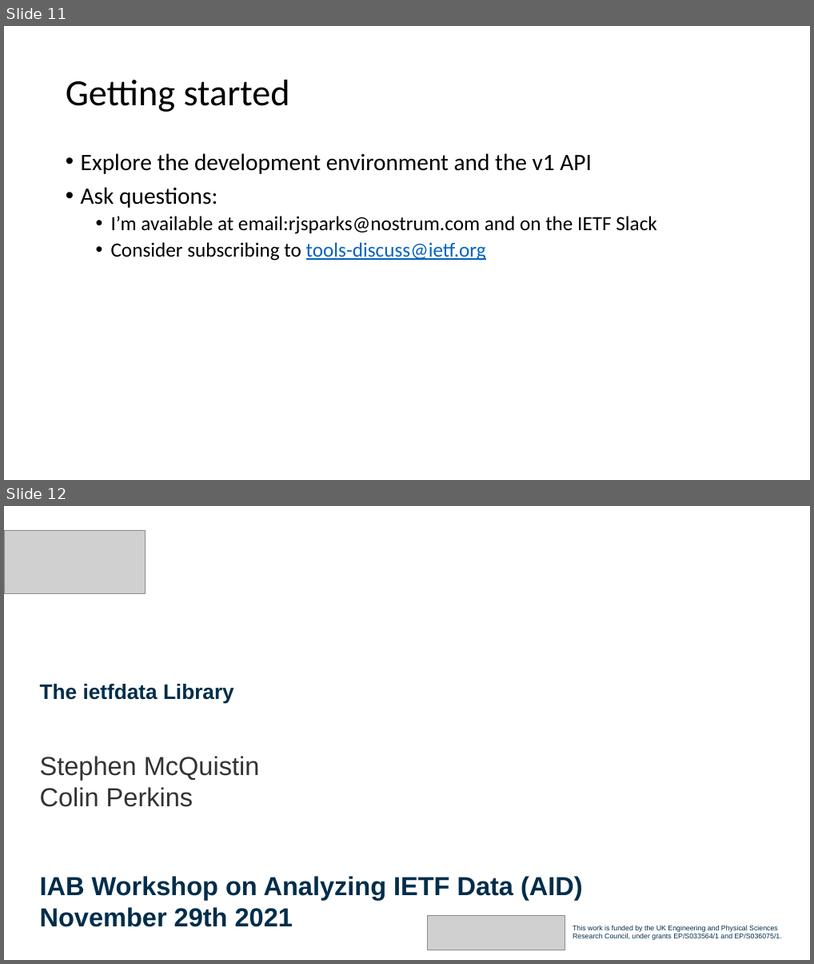
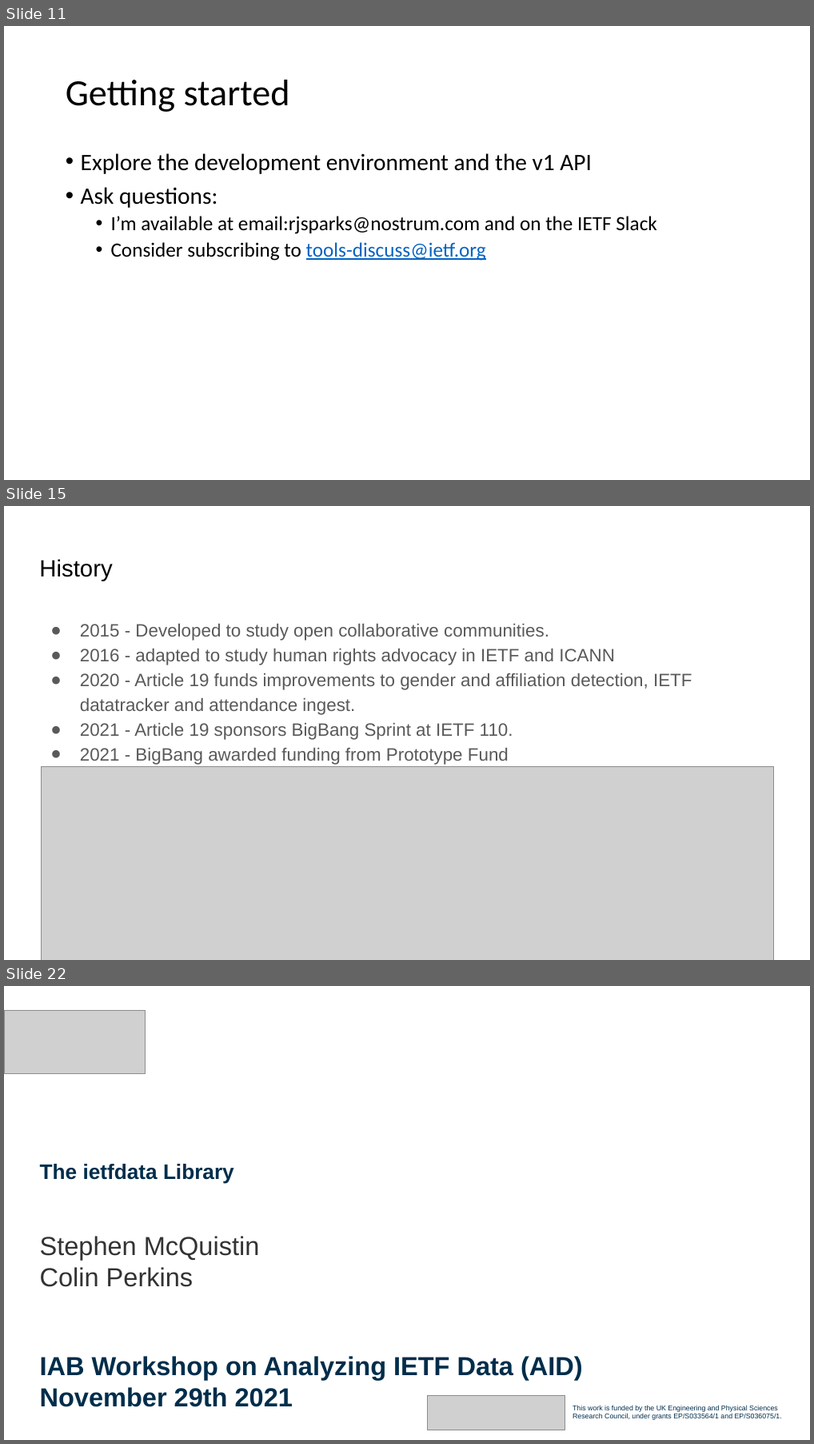
Before and after one commit to intarchboard/workshop-aid, a slide deck: slides/session1-tools/aid-session1-all.pptx. Shown one above the other, each under a label of ours: slides 11 and 12 before the commit, slides 11, 15 and 22 after it; the slides between them are not shown. The pictures are 814x964 and 814x1444 pixels, drawn with LibreOffice and Linux fonts; fonts in the diff are those of the drawing; grey boxes stand for pictures. Boxes give left, top, right and bottom in pixels: in the first picture for what was removed or moved away, otherwise in the second. Text is boxed around its words. In the diff, an @@ line names an element or a change of style, - is before the commit and + after.

```diff
--- a/slides/session1-tools/aid-session1-all.pptx
+++ b/slides/session1-tools/aid-session1-all.pptx
@@ slide 15 added at (4,506,810,960), background #FFFFFF @@
@@ title added at (39,559,112,581), 28 pt, text #000000 @@
+History
@@ text added at (80,624,692,764), 21.3 pt, text #595959 @@
+● 2015 - Developed to study open collaborative communities.
+● 2016 - adapted to study human rights advocacy in IETF and ICANN
+● 2020 - Article 19 funds improvements to gender and affiliation detection, IETF datatracker and attendance ingest.
+● 2021 - Article 19 sponsors BigBang Sprint at IETF 110.
+● 2021 - BigBang awarded funding from Prototype Fund
@@ picture added at (41,766,774,960) @@
@@ what was slide 12 is now slide 22 @@
```
Also in this commit, not shown: 9 other slides added, 1 other file.
